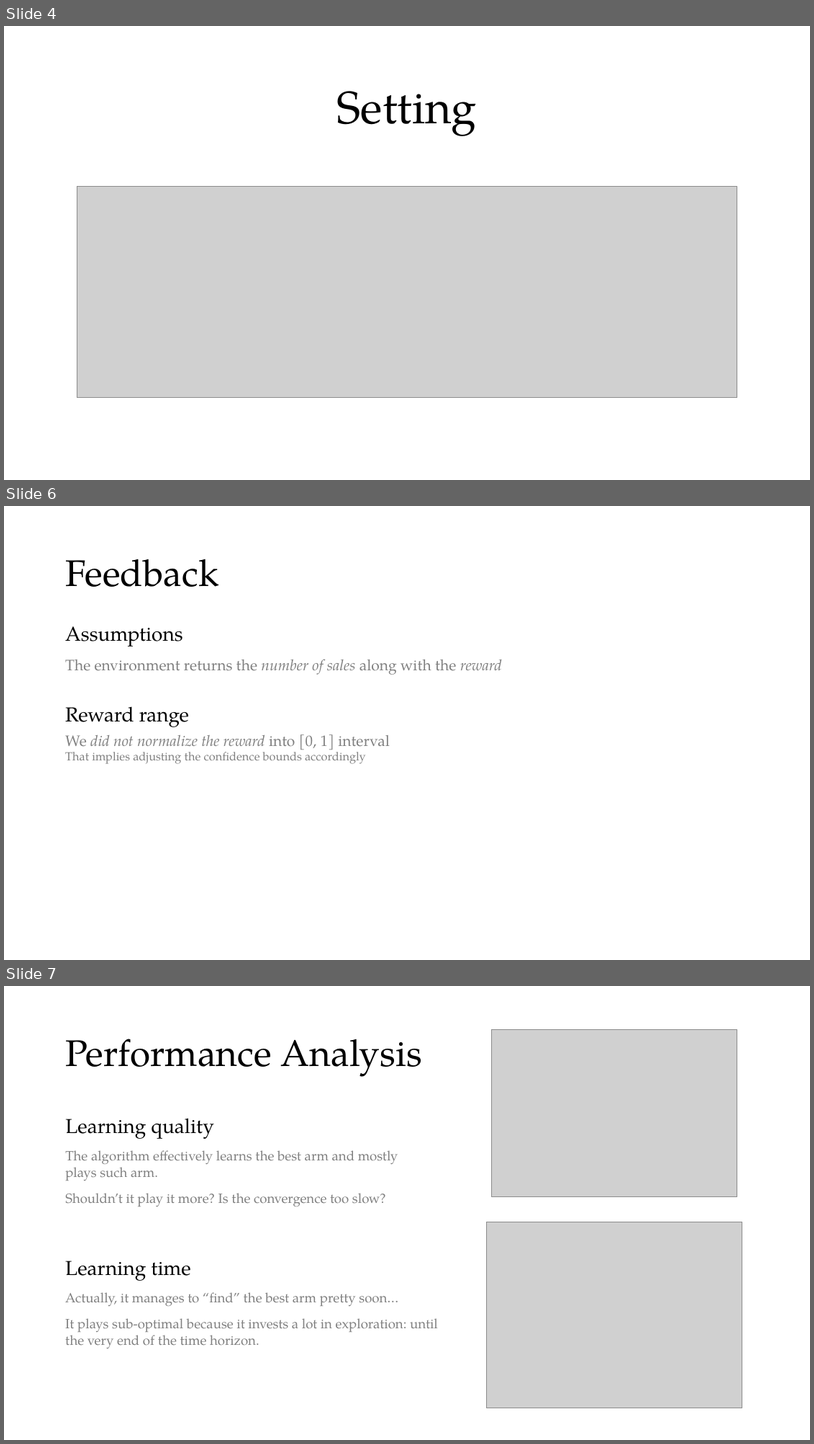
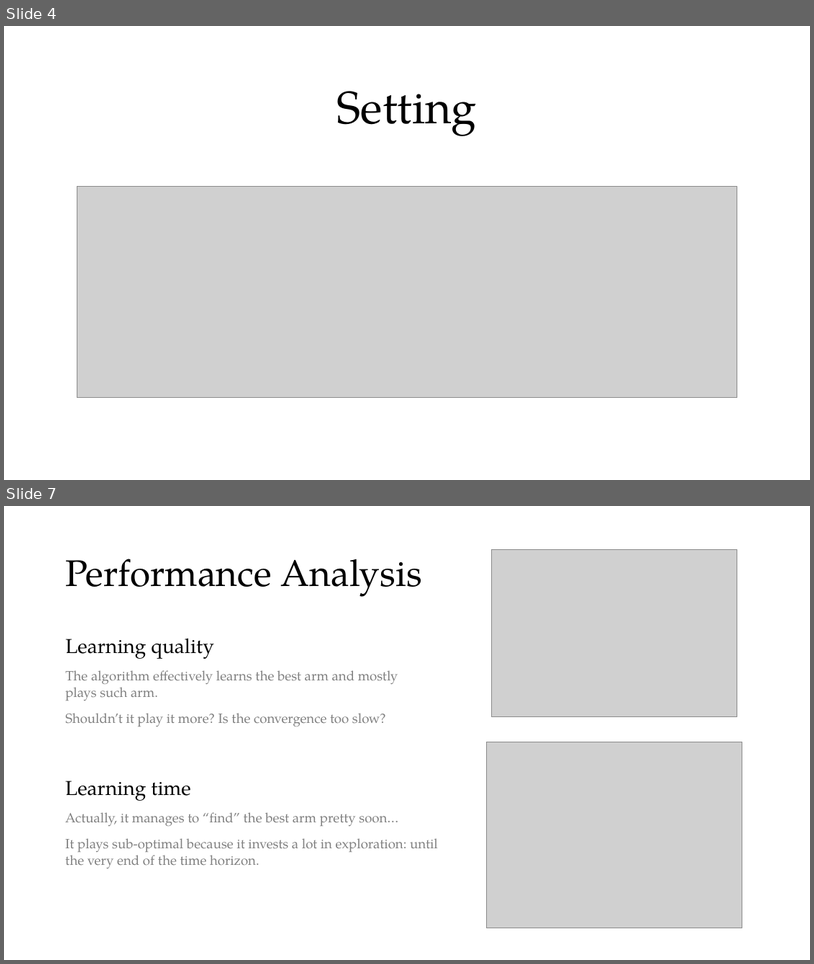
Before and after one commit to peetceenatoo/online-learning, a slide deck: Slides.pptx. Shown one above the other, each under a label of ours: slides 4, 6 and 7 before the commit, slides 4 and 7 after it; the slides between them are not shown. The pictures are 814x1444 and 814x964 pixels, drawn with LibreOffice and Linux fonts; fonts in the diff are those of the drawing; grey boxes stand for pictures. Boxes give left, top, right and bottom in pixels: in the first picture for what was removed or moved away, otherwise in the second. Text is boxed around its words. In the diff, an @@ line names an element or a change of style, - is before the commit and + after.

```diff
--- a/Slides.pptx
+++ b/Slides.pptx
@@ slide 6 removed at [4, 506, 810, 960], background #FFFFFF @@
@@ title removed at [65, 559, 219, 587] @@
-Feedback
@@ text removed at [65, 626, 502, 764] @@
-Assumptions
-The environment returns the number of sales along with the reward
-Reward range
-We did not normalize the reward into [0, 1] interval
-That implies adjusting the confidence bounds accordingly
```
Also in this commit, not shown: 8 slides changed, 8 slides added, 1 other slide removed, 1 other file.
